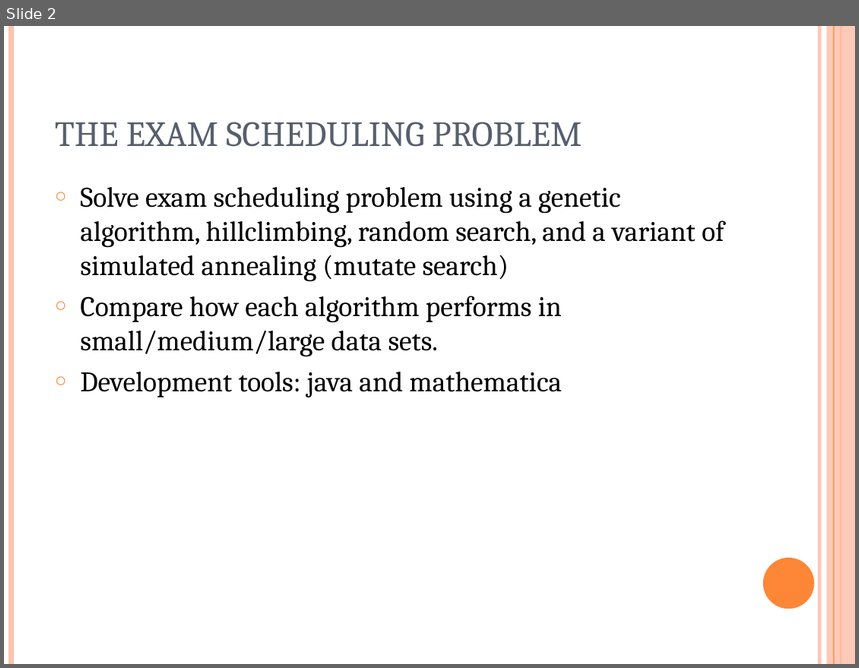
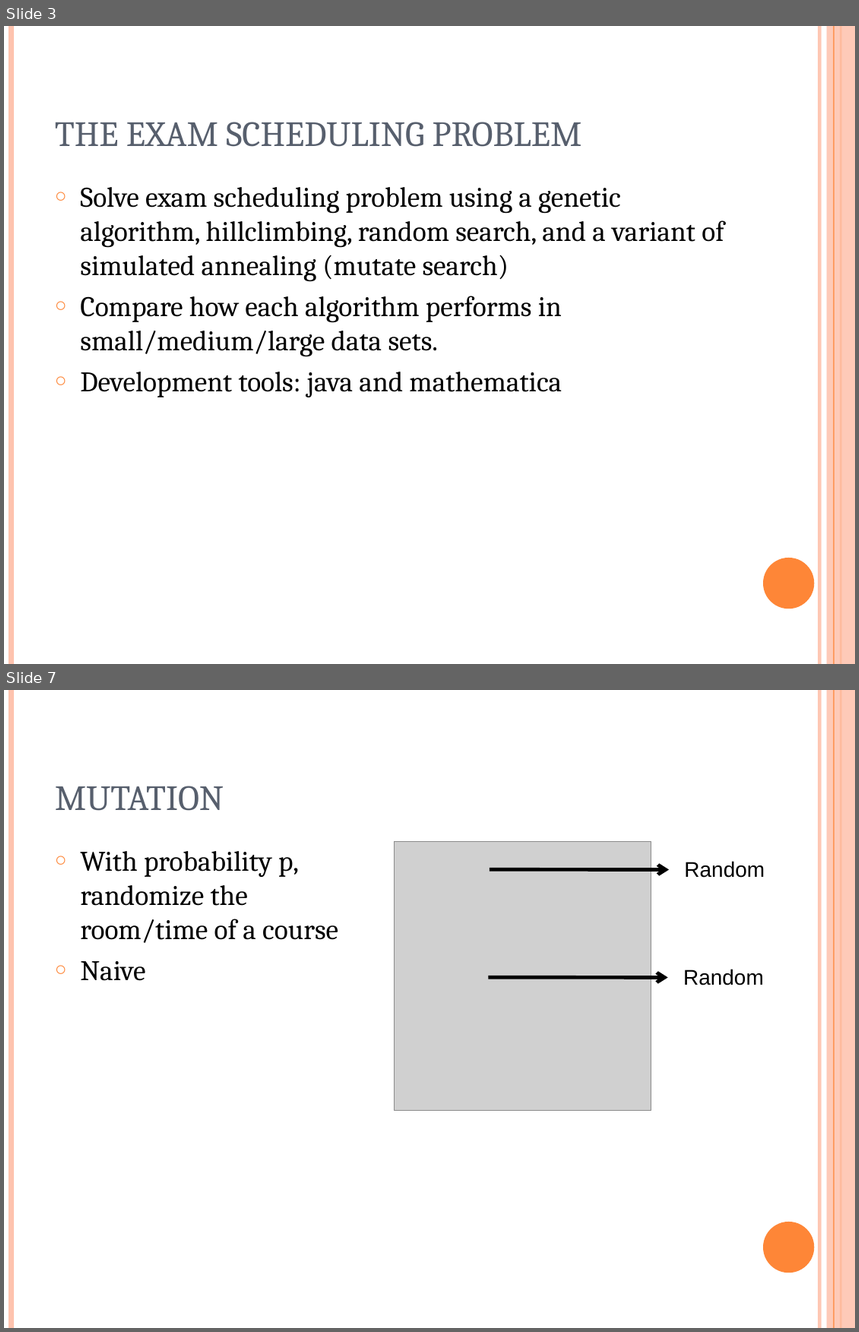
Before and after one commit to putrakoreng/csc384-genetic-algorithms-project, a slide deck: GA_TestBench/Data Files/presentation.ppt. Shown one above the other, each under a label of ours: slide 2 before the commit, slides 3 and 7 after it; the slides between them are not shown. The pictures are 859x668 and 859x1332 pixels, drawn with LibreOffice and Linux fonts; fonts in the diff are those of the drawing; grey boxes stand for pictures. Boxes give left, top, right and bottom in pixels: in the first picture for what was removed or moved away, otherwise in the second. Text is boxed around its words. In the diff, an @@ line names an element or a change of style, - is before the commit and + after.

```diff
--- a/GA_TestBench/Data Files/presentation.ppt
+++ b/GA_TestBench/Data Files/presentation.ppt
@@ slide 7 added at (x1=4, y1=690, x2=855, y2=1328), background #FFFFFF; not listed: 6 template elements that a slide beside it also shows @@
@@ title added at (x1=55, y1=786, x2=224, y2=811), 30 pt, text #575F6D @@
+MUTATION
@@ picture added at (x1=395, y1=841, x2=651, y2=1110) @@
@@ text added at (x1=80, y1=851, x2=338, y2=981), 24 pt, text #000000 @@
+○ With probability p, randomize the room/time of a course
+○ Naive
@@ arrow added from (489, 869) to (669, 869), #000000 3 pt @@
@@ text added at (x1=684, y1=861, x2=765, y2=878), 18 pt, text #000000 @@
+Random
@@ arrow added from (488, 978) to (668, 978), #000000 3 pt @@
@@ text added at (x1=683, y1=969, x2=764, y2=986), 18 pt, text #000000 @@
+Random
@@ what was slide 2 is now slide 3 @@
```
Also in this commit, not shown: 8 slides changed, 8 other slides added, 7 slides removed, 1 other file.
